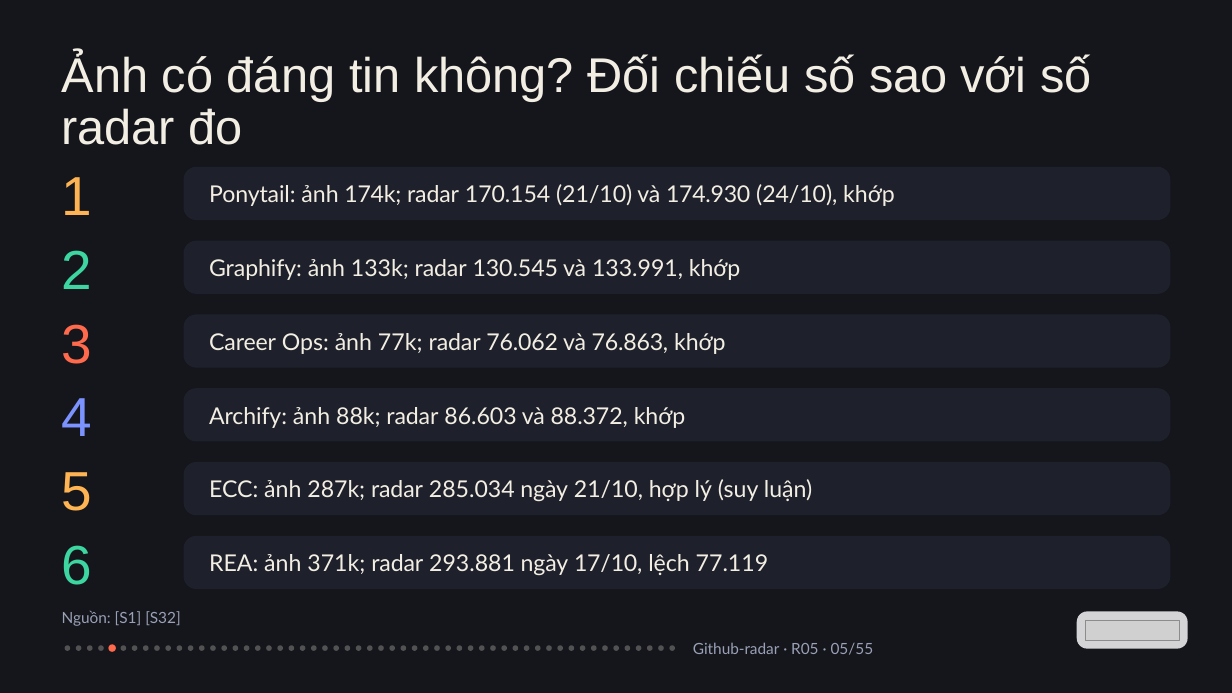
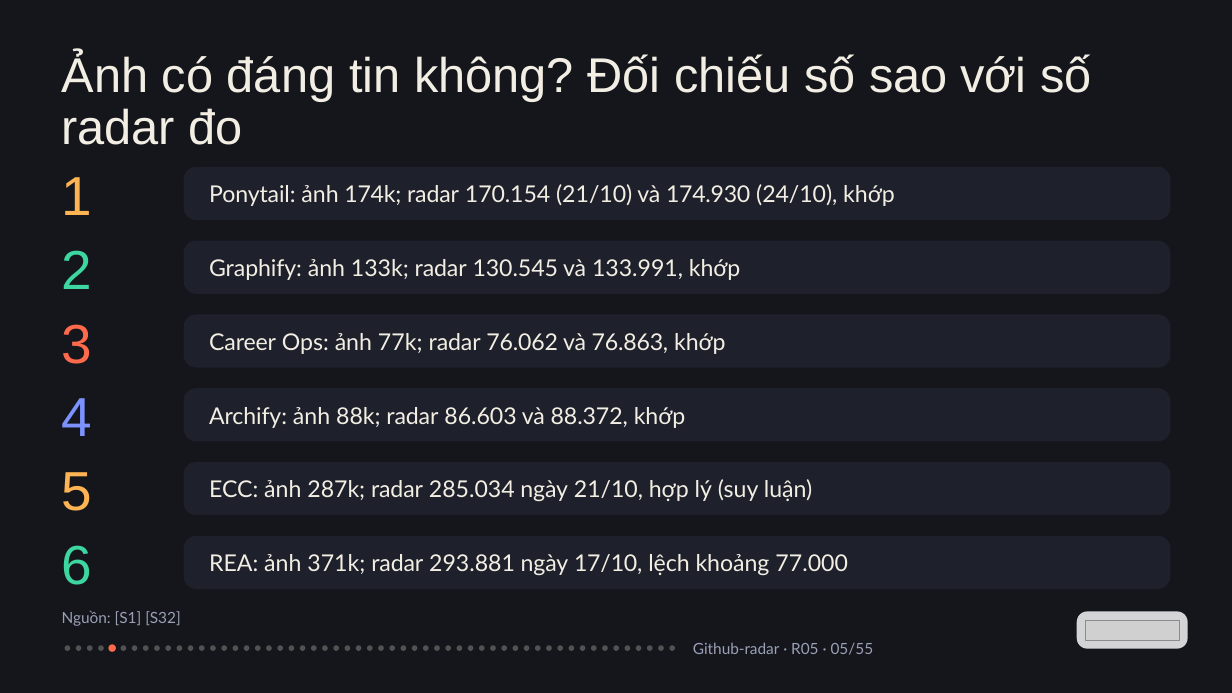
Before and after one commit to vohoailinh90/Github-radar, a slide deck: slide 5 of docs/reports/top30-claude-plugins/top30-claude-plugins.pptx. Drawn at 1232x693 pixels with LibreOffice and Linux fonts; fonts in the diff are those of the drawing; grey boxes stand for pictures. Boxes give left, top, right and bottom in pixels: in the first picture for what was removed or moved away, otherwise in the second. Text is boxed around its words. In the diff, an @@ line names an element or a change of style, - is before the commit and + after.

```diff
--- a/docs/reports/top30-claude-plugins/top30-claude-plugins.pptx
+++ b/docs/reports/top30-claude-plugins/top30-claude-plugins.pptx
@@ text at (x1=209, y1=554, x2=848, y2=575): text changed @@
-REA: ảnh 371k; radar 293.881 ngày 17/10, lệch 77.119
+REA: ảnh 371k; radar 293.881 ngày 17/10, lệch khoảng 77.000
```
Also in this commit, not shown: 4 other slides changed, 3 other files.
